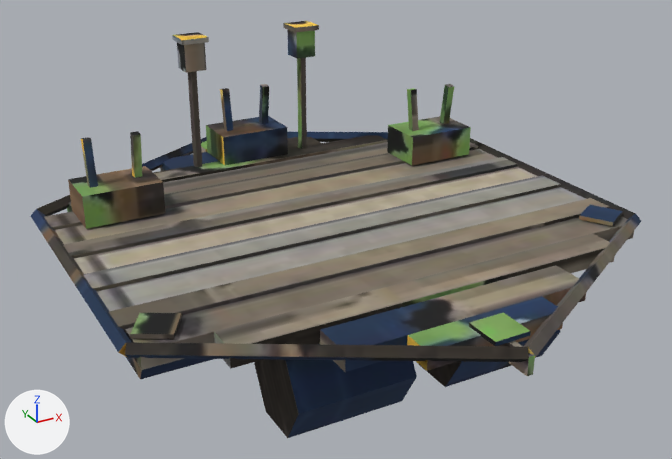
Two versions of the glTF model client/public/city/raft-c-age10-lite.glb, one commit apart.
Before and after are seen from a 50 mm lens placed at (-1.238, -2.262, 1.45), pointed at (-0.013, -0.035, 0.336). The lights are fixed; the arrows at lower left show +X, +Y and +Z. The older version comes first. Where no turn or scale is listed for an object, it has been applied to the vertices. Vertices at exactly the same position are counted once.

In view in the first picture: 'raft-c-age10-lite'.
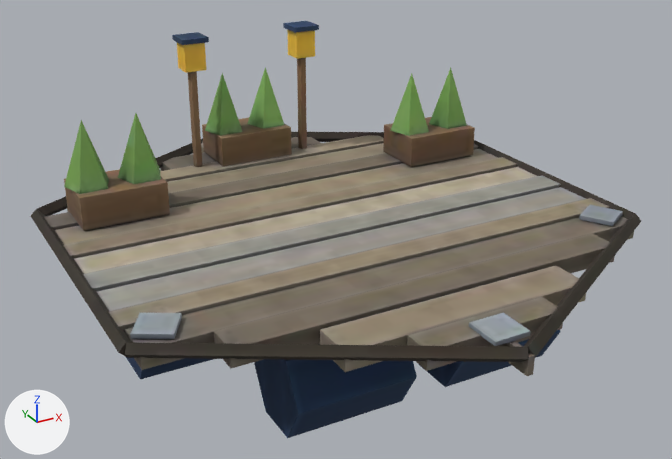
What differs and where, as boxes (x1, y1, x2, y2) in the pictures (672 x 459 px; the box of a moved part takes in the faces that stretch with it):
part 1 of me_raft_c_age10_lite, added (brown)
    after: (383, 117, 475, 167)
part 2 of me_raft_c_age10_lite, added (brown)
    after: (202, 118, 292, 167)
part 3 of me_raft_c_age10_lite, deleted
    before: (440, 84, 454, 124)
part 4 of me_raft_c_age10_lite, deleted
    before: (259, 84, 269, 124)
part 5 of me_raft_c_age10_lite, moved or reshaped
    before: (68, 88, 471, 229)
    after: (64, 67, 467, 231)
part 6 of me_raft_c_age10_lite, surface changed
    both: (31, 21, 641, 438)

The change in detail:
me_raft_c_age10_lite is used by ob_raft_c_age10_lite; location (0.0, 0.0, 0.42).
me_raft_c_age10_lite had 396 vertices, 628 faces and spanned x -0.8..0.8, y -0.91..0.91, z -0.39..0.39.
me_raft_c_age10_lite now has 384 vertices, 604 faces and spans x -0.8..0.8, y -0.91..0.91, z -0.39..0.39.
me_raft_c_age10_lite part 1: a new loose piece, a box spanning x 0.43..0.69, y 0.24..0.42, z -0.05..0.05, in mat_baked (picture img_image_0).
me_raft_c_age10_lite part 2: a new loose piece, a box spanning x -0.13..0.13, y 0.55..0.73, z -0.05..0.05, in mat_baked (picture img_image_0).
me_raft_c_age10_lite part 3: the loose piece of 8 vertices spanning x 0.62..0.64, y 0.31..0.35, z 0.03..0.19 is deleted.
me_raft_c_age10_lite part 4: the loose piece of 8 vertices spanning x 0.06..0.08, y 0.62..0.66, z 0.03..0.19 is deleted.
Part 5, on me_raft_c_age10_lite:
37 vertices are removed from x -0.64..0.68, y 0.25..0.72, z -0.05..0.19.
72 faces are deleted.
19 vertices move from x -0.68..0.68, y 0.25..0.66, z -0.05..0.19 to x -0.71..0.64, y 0.24..0.66, z -0.05..0.25.
25 vertices are added at x -0.68..0.71, y 0.27..0.71, z 0.05..0.25.
48 new faces join them.
me_raft_c_age10_lite part 6: 507 kept faces spanning x -0.8..0.8, y -0.91..0.91, z -0.39..0.39 get new texture (UV) coordinates.
